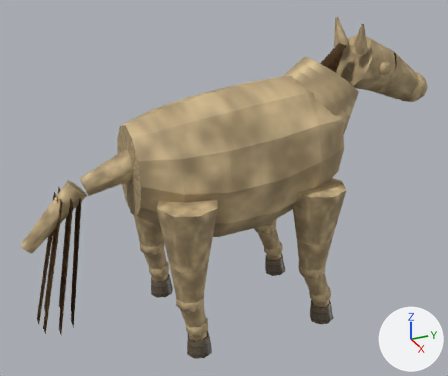
Renders of the glTF model godot-client/assets/actors/native/creatures/sunmane_dun_mare.glb from each side of a commit.
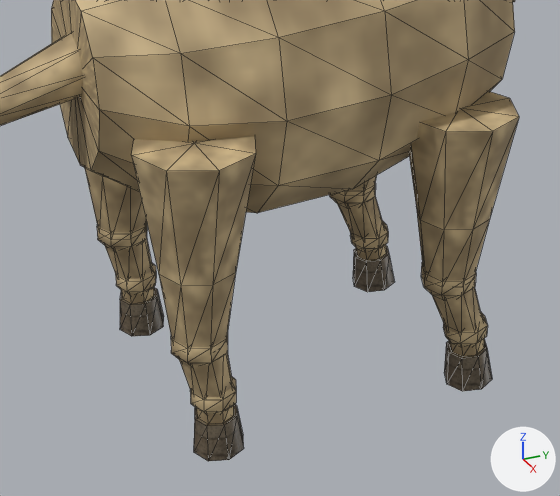
Old and new are each drawn whole from a camera (50 mm lens) standing at (2.47, -1.15, 1.88) and looking at (-0.03, -0.03, 0.64) and again close up on the part from 21% to 82% of the width and 35% to 100% of the height. Lighting does not change. The marker at lower right points along +X, +Y and +Z. The first two pictures are the older version. The close-ups show mesh edges as thin lines. Vertices at exactly the same position are counted once.

Objects in the first close-up: 'Sunmane Dun Mare'.
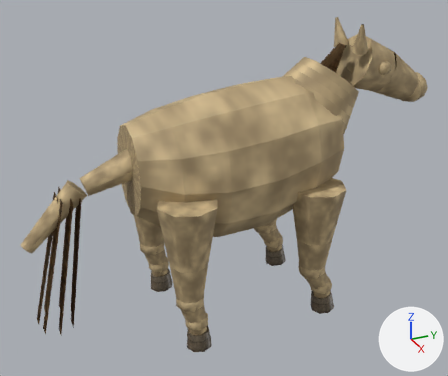
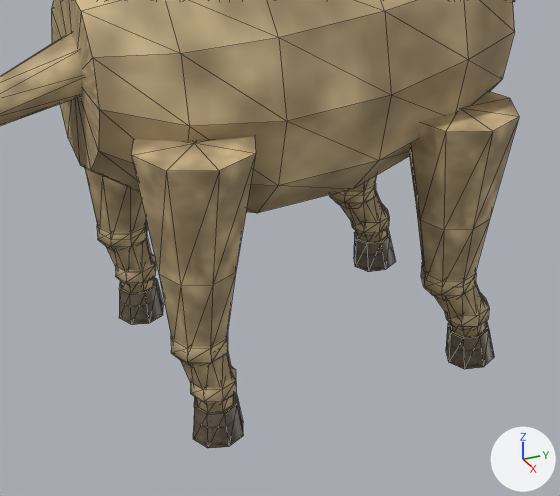
Where the change shows, as pixel boxes (x1, y1, x2, y2) in the close-ups (560 x 496 px; the box of a moved part takes in the faces that stretch with it):
'Sunmane Dun Mare', reshaped
    before: (0, 0, 519, 461)
    after: (0, 0, 519, 448)
part 1 of me_sunmane_dun_mare, moved or reshaped
    before: (350, 221, 388, 251)
    after: (351, 203, 389, 236)
part 2 of me_sunmane_dun_mare, moved or reshaped
    before: (443, 311, 488, 346)
    after: (445, 293, 489, 329)
part 3 of me_sunmane_dun_mare, added (brown)
    after: (115, 253, 156, 285)
part 4 of me_sunmane_dun_mare, added (brown)
    after: (190, 366, 236, 404)
part 5 of me_sunmane_dun_mare, moved or reshaped
    before: (353, 246, 394, 292)
    after: (354, 228, 395, 272)
part 6 of me_sunmane_dun_mare, moved or reshaped
    before: (444, 339, 492, 391)
    after: (446, 321, 494, 369)
part 7 of me_sunmane_dun_mare, deleted (brown)
    before: (194, 404, 244, 461)
part 8 of me_sunmane_dun_mare, deleted
    before: (120, 288, 164, 336)
part 9 of me_sunmane_dun_mare, moved or reshaped
    before: (116, 196, 484, 424)
    after: (119, 189, 486, 448)
part 10 of me_sunmane_dun_mare, surface changed
    before: (105, 237, 236, 407)
    after: (106, 237, 243, 446)
part 11 of me_sunmane_dun_mare, recoloured
    after: (150, 281, 243, 446)

Patch to the scene script:
```diff
--- a/godot-client/assets/actors/native/creatures/sunmane_dun_mare.glb.py
+++ b/godot-client/assets/actors/native/creatures/sunmane_dun_mare.glb.py
@@ me_sunmane_dun_mare @@
 # used by ob_sunmane_dun_mare; location = (0.0, 0.0, 0.0)
-me_sunmane_dun_mare.from_pydata(...)  # 1235 vertices, 2027 faces; spans x -0.41..0.41, y -0.99..1.1, z -0.07..1.39
+me_sunmane_dun_mare.from_pydata(...)  # 1227 vertices, 2027 faces; spans x -0.41..0.41, y -0.99..1.1, z 0.0..1.39
+# me_sunmane_dun_mare part 1: the loose piece of 34 vertices spanning x -0.31..-0.19, y 0.32..0.44, z 0.04..0.15 is moved by (0.0, 0.0, 0.05)
+# me_sunmane_dun_mare part 2: the loose piece of 34 vertices spanning x 0.19..0.31, y 0.32..0.44, z 0.04..0.15 is moved by (0.0, 0.0, 0.05)
+# me_sunmane_dun_mare part 3: a new loose piece, a UV sphere (8 segments, 5 rings, poles along z) spanning x -0.33..-0.21, y -0.36..-0.24, z 0.1..0.2, in mat_sunmane_dun_mare_hide
+# me_sunmane_dun_mare part 4: a new loose piece, a UV sphere (8 segments, 5 rings, poles along z) spanning x 0.21..0.33, y -0.36..-0.24, z 0.1..0.2, in mat_sunmane_dun_mare_hide
+# me_sunmane_dun_mare part 5: the loose piece of 18 vertices spanning x -0.31..-0.19, y 0.34..0.46, z -0.07..0.04 is moved by (0.0, 0.0, 0.06)
+# me_sunmane_dun_mare part 6: the loose piece of 18 vertices spanning x 0.19..0.31, y 0.34..0.46, z -0.07..0.04 is moved by (0.0, 0.0, 0.06)
+# me_sunmane_dun_mare part 7: the loose piece of 18 vertices spanning x 0.21..0.33, y -0.35..-0.23, z -0.03..0.06 is deleted
+# me_sunmane_dun_mare part 8: the loose piece of 18 vertices spanning x -0.33..-0.21, y -0.35..-0.23, z -0.03..0.06 is deleted
+# me_sunmane_dun_mare part 9
+# 138 vertices are removed from x -0.33..0.33, y -0.36..0.43, z 0.03..0.28
+# 210 faces are deleted
+# 12 vertices in x -0.3..0.3, y -0.35..-0.25, z 0.11..0.13 move by (0.0, 0.0, 0.03)
+# 24 vertices move from x -0.31..0.31, y -0.33..-0.24, z 0.07..0.1 to x -0.33..0.33, y -0.35..-0.23, z 0.0..0.1
+# 78 vertices are added at x -0.32..0.32, y -0.35..0.43, z 0.08..0.29
+# 6 new vertices lie (0.0, 0.0, 0.09) away from vertices in x -0.29..0.29, y -0.33..-0.32, z 0.08
+# 14 new vertices lie (0.0, 0.01, -0.05) away from vertices in x -0.3..0.3, y -0.35..0.41, z 0.14..0.15
+# 108 new faces join them, mat_sunmane_dun_mare_hide
+# 38 new faces join them, mat_sunmane_dun_mare_hoof
+# me_sunmane_dun_mare part 10: 46 kept faces spanning x -0.33..0.33, y -0.39..-0.23, z 0.0..0.28 get new texture (UV) coordinates
+# me_sunmane_dun_mare part 11: 26 faces spanning x -0.33..0.33, y -0.35..-0.23, z 0.0..0.1 switch from mat_sunmane_dun_mare_hide to mat_sunmane_dun_mare_hoof
 me_sunmane_dun_mare.materials.append(mat_sunmane_dun_mare_mane)
```
